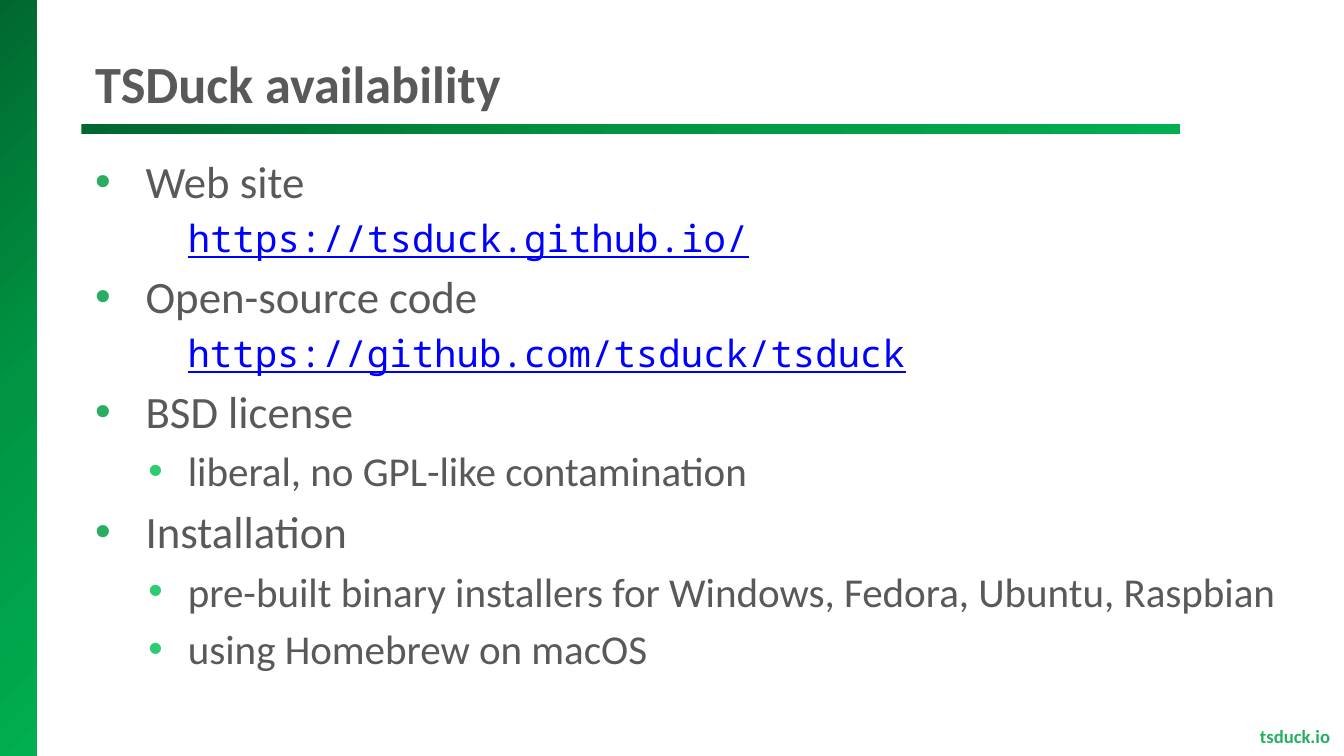
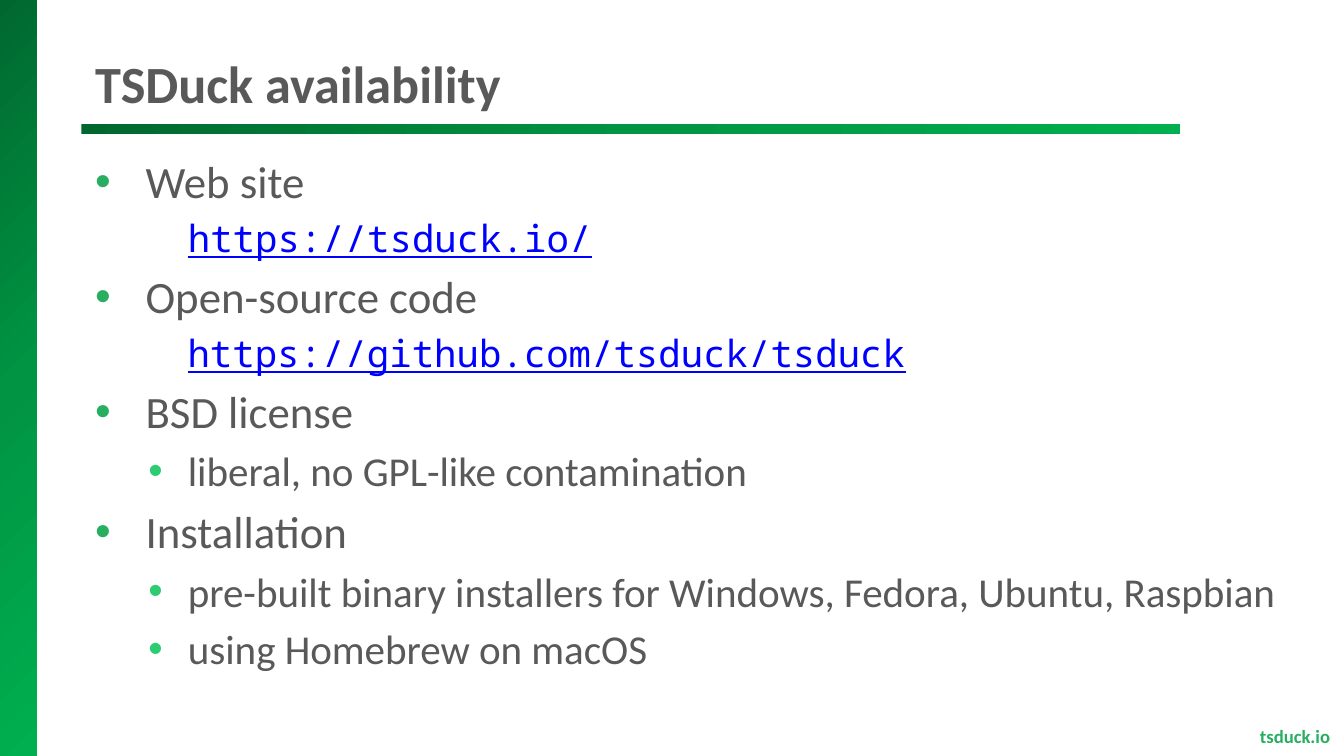
Before and after one commit to tsduck/tsduck, a slide deck: slide 6 of doc/tsduck-presentation.pptx. Drawn at 1344x756 pixels with LibreOffice and Linux fonts; fonts in the diff are those of the drawing; background and template pictures are left out. Boxes give left, top, right and bottom in pixels: in the first picture for what was removed or moved away, otherwise in the second. Text is boxed around its words. In the diff, an @@ line names an element or a change of style, - is before the commit and + after.

Commit message:
Updated tsduck presentation

```diff
--- a/doc/tsduck-presentation.pptx
+++ b/doc/tsduck-presentation.pptx
@@ text at [188,223,592,261]: text changed @@
-  https://tsduck.github.io/
+  https://tsduck.io/
```
Also in this commit, not shown: 6 other slides changed, 1 slide added, 3 other files.
